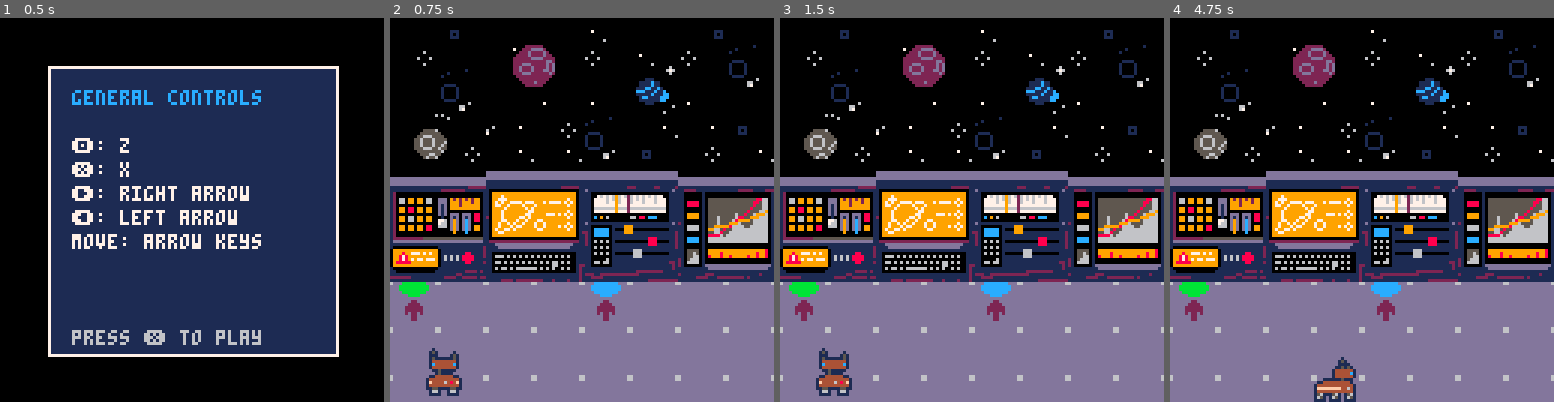
Above: before the commit, frames 1-4 (left to right).
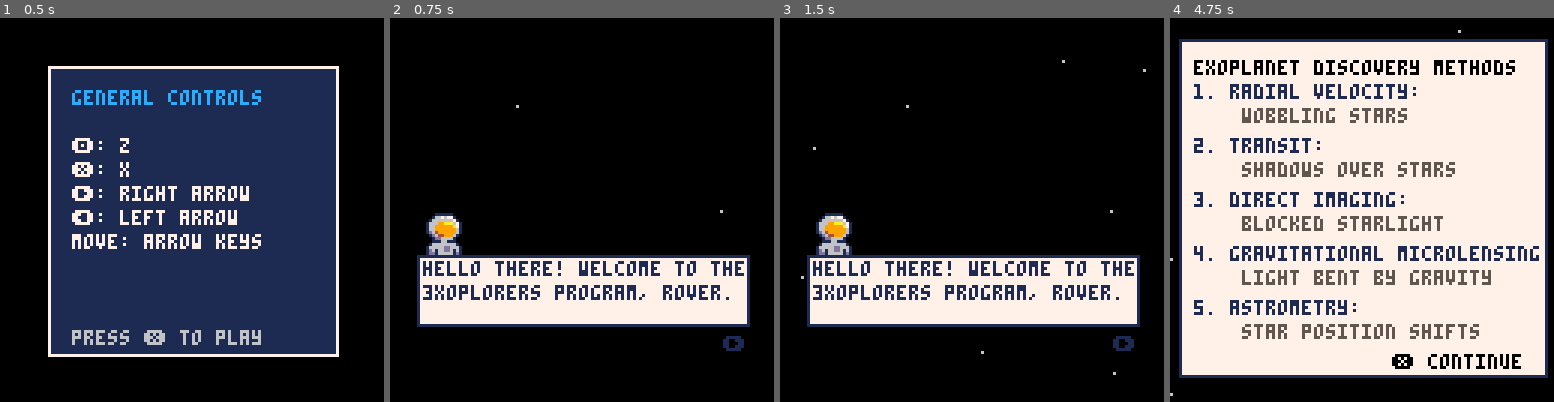
Above: after the commit, the same moments.

Repository: JoshFung/3xoplorers
Game: PICO-8 cartridge 3xoplorer.p8
The game is run twice, just before and just after one commit, with the same random seed, the same clock (stepped at 60 frames per second) and the same inputs.
Inputs:
- Up to frame 1 (0.5 s): tap X (X key) at 0.33 s
- Up to frame 2 (0.75 s): tap O (Z key) at 0.7 s
- Up to frame 3 (1.5 s): tap X (X key) at 1.07 s
- Up to frame 4 (4.75 s): hold Right 1.6-2.1 s; tap O (Z key) every 0.4 s from 1.7 to 4.5 s; tap X (X key) at 1.85, 2.97, 4.08 s; hold Up 2.15-2.42 s; hold Right 2.47-3.03 s; hold Left 3.08-3.58 s; hold Down 3.63-3.97 s; hold Right 4.02-4.68 s; hold Up from 4.73 s (still down)

Frame 1 is identical in both runs. In frame 2, 56% of the frame differs, in the area x 0-100%, y 3-100%; in frame 3, 56%; in frame 4, 90%.

Commit message:
finalized philip sean aaron

Diff:
--- a/3xoplorer.p8
+++ b/3xoplorer.p8
@@ -11,10 +11,16 @@
  ititle()
  iplayer()
  isel()
+ iintropage()
+ iptypes()
+ inamingpage()
  icutscene()
  img1()
 
- music(0,5000)
+ musicnum=11
+ music(musicnum)
+ current_music=musicnum
+
  state="title"
 
  title_timer=0
@@ -29,13 +35,32 @@
   utitle()
  end
 
-if state=="controls" then
+ if state=="controls" then
   ucontrols()
-end
-
+ end
+
+ if state=="intro" then
+  uintropage()
+ end
+
+ if state=="discovery methods" then
+  udiscoverymethods()
+ end
+
+ if state=="ptypes" then
+ 	uptypes()
+ end
+
+ if state=="naming" then
+  unamingpage()
+ end
  --play
  if state=="play" then
   uplayer()
+  if current_music~=0 then
+   current_music=0
+   music(0)
+  end
  end
 
  if state=="selectionbox" then
@@ -73,6 +98,14 @@
   dtitle()
  elseif state=="controls" then
   dcontrols()
+ elseif state=="intro" then
+  dintropage()
+ elseif state=="discovery methods" then
+  ddiscoverymethods()
+ elseif state=="ptypes" then
+ 	dptypes()
+ elseif state=="naming" then
+  dnamingpage()
  elseif state=="minigame" then
   cls(5)
   print("minigame screen",35,50,7)
@@ -181,15 +214,382 @@
  end
 end
 -->8
---discovery method/tutorial
-function itut()
-end
-
-function utut()
-end
-
-function dtut()
-end
+--planettypes
+
+function iptypes()
+ btncd=5
+
+ textnum=1
+ ptext={
+  "gas giant planets (left) are often larger than jupiter",
+  "terrestrial planets (top-right) are earth-sized or smaller",
+  "neptune-like planets (middle) have hydrogen or helium-dominated atmospheres",
+  "super-earth planets (bottom-right) are typically terrestrial or rocky"
+ }
+end
+
+function uptypes()
+ if btnp(➡️) then
+  textnum+=1
+ elseif btnp(⬅️) and textnum>1 then
+  textnum-=1
+ end
+
+ if textnum>4 then
+  state="naming"
+ end
+end
+
+function draw_parabolabigy()
+	// big yellow planet
+    for x = 0, 39 do
+        -- calculate y as a function of x (a simple parabola)
+        local y = 80 - (x - 64)^2 / 100
+        pset(x, y, 7) -- plot the point in white (color 7)
+    end
+
+    for x = 1, 40 do
+        -- calculate y as a function of x (a simple parabola)
+        local y = 64 - (x - 64)^2 / 100
+        pset(x, y, 7) -- plot the point in white (color 7)
+    end
+
+    for x = 2, 40 do
+        -- calculate y as a function of x (a simple parabola)
+        local y = 63 - (x - 64)^2 / 100
+        pset(x, y, 7) -- plot the point in white (color 7)
+    end
+
+     for x = 0, 36 do
+        -- calculate y as a function of x (a simple parabola)
+        local y = 90 - (x - 64)^2 / 110
+        pset(x, y, 7) -- plot the point in white (color 7)
+    end
+
+    for x = 0, 36 do
+        -- calculate y as a function of x (a simple parabola)
+        local y = 91 - (x - 64)^2 / 110
+        pset(x, y, 10) -- plot the point in white (color 7)
+    end
+
+    for x = 0, 36 do
+        -- calculate y as a function of x (a simple parabola)
+        local y = 80 - (x - 64)^2 / 110
+        pset(x, y, 10) -- plot the point in white (color 7)
+    end
+
+    for x = 0, 29 do
+        -- calculate y as a function of x (a simple parabola)
+        local y = 100 - (x - 64)^2 / 150
+        pset(x, y, 10) -- plot the point in white (color 7)
+    end
+
+    for x = 0, 29 do
+        -- calculate y as a function of x (a simple parabola)
+        local y = 101 - (x - 64)^2 / 150
+        pset(x, y, 10) -- plot the point in white (color 7)
+    end
+
+    for x = 0, 28 do
+        -- calculate y as a function of x (a simple parabola)
+        local y = 102 - (x - 64)^2 / 150
+        pset(x, y, 10) -- plot the point in white (color 7)
+    end
+
+    for x = 0, 36 do
+        -- calculate y as a function of x (a simple parabola)
+        local y = 87 - (x - 64)^2 / 150
+        pset(x, y, 7) -- plot the point in white (color 7)
+    end
+
+    for x = 0,20 do
+        -- calculate y as a function of x (a simple parabola)
+        local y = 110 - (x - 64)^2 / 190
+        pset(x, y, 7) -- plot the point in white (color 7)
+    end
+
+    for x = 0,19 do
+        -- calculate y as a function of x (a simple parabola)
+        local y = 111 - (x - 64)^2 / 190
+        pset(x, y, 7) -- plot the point in white (color 7)
+    end
+
+    for x = 0,15 do
+        -- calculate y as a function of x (a simple parabola)
+        local y = 114 - (x - 64)^2 / 190
+        pset(x, y, 7) -- plot the point in white (color 7)
+    end
+
+    for x = 0,7 do
+        -- calculate y as a function of x (a simple parabola)
+        local y = 115 - (x - 64)^2 / 300
+        pset(x, y, 7) -- plot the point in white (color 7)
+    end
+end
+…(4 lines of a section not shown)…
+function draw_parabola()
+
+    for x = (74-19), (74+17) do
+        -- invert the quadratic equation to make the parabola face upwards
+        local y = 64 - (x - 64)^2 / 100
+        pset(x, y, 6) -- plot the point in white (color 7)
+    end
+
+    for x = (74-17), (74+7) do
+        -- invert the quadratic equation to make the parabola face upwards
+        local y = 57 - (x - 50)^2 / 100
+        pset(x, y, 7) -- plot the point in white (color 7)
+    end
+
+
+    for x = (74-19), (74+12) do
+        -- invert the quadratic equation to make the parabola face upwards
+        local y = 64 - (x - 50)^2 / 100
+        pset(x, y, 6) -- plot the point in white (color 7)
+    end
+
+    for x = (74-19), (74+12) do
+        -- invert the quadratic equation to make the parabola face upwards
+        local y = 66 - (x - 50)^2 / 100
+        pset(x, y, 7) -- plot the point in white (color 7)
+    end
+
+    for x = (74-19), (74+14) do
+        -- invert the quadratic equation to make the parabola face upwards
+        local y = 67 - (x - 50)^2 / 100
+        pset(x, y, 7) -- plot the point in white (color 7)
+    end
+
+
+    for x = (74-19), (74+19) do
+        -- invert the quadratic equation to make the parabola face upwards
+        local y = 70 - (x - 74)^2 / 100
+        pset(x, y, 7) -- plot the point in white (color 7)
+    end
+
+        for x = (74-19), (74+19) do
+        -- invert the quadratic equation to make the parabola face upwards
+        local y = 72 - (x - 74)^2 / 100
+        pset(x, y, 6) -- plot the point in white (color 7)
+    end
+
+    for x = (74-16), (74+16) do
+        -- invert the quadratic equation to make the parabola face upwards
+        local y = 78 - (x - 74)^2 / 100
+        pset(x, y, 7) -- plot the point in white (color 7)
+    end
+
+    for x = (74-7), (74+15) do
+        -- invert the quadratic equation to make the parabola face upwards
+        local y = 84 - (x - 60)^2 / 130
+        pset(x, y, 7) -- plot the point in white (color 7)
+    end
+end
+
+function draw_left_half_circle()
+    local h = 93 -- x-coordinate of the center
+    local k = 20 -- y-coordinate of the center
+    local r = 3 -- radius of the circle
+
+    for y = k - r, k + r do
+        -- calculate x for the left half of the circle
+        local x = h - sqrt(r^2 - (y - k)^2)
+        pset(x, y, 10) -- plot the point in white (color 7)
+    end
+end
+…(5 lines of a section not shown)…
+function draw_parabola2()
+
+				for x = (90-5), (90+8) do
+        -- invert the quadratic equation to make the parabola face upwards
+        local y = 10 + (x - 60)^2 / 130
+        pset(x, y, 7) -- plot the point in white (color 7)
+    end
+
+    for x = (90-5), (90+8) do
+        -- invert the quadratic equation to make the parabola face upwards
+        local y = 11 + (x - 60)^2 / 130
+        pset(x, y, 10) -- plot the point in white (color 7)
+    end
+
+    for x = (90-7), (90+7) do
+        -- invert the quadratic equation to make the parabola face upwards
+        local y = 12 + (x - 60)^2 / 115
+        pset(x, y, 10) -- plot the point in white (color 7)
+    end
+
+    for x = (90-8), (90+5) do
+        -- invert the quadratic equation to make the parabola face upwards
+        local y = 15 + (x - 60)^2 / 109
+        pset(x, y, 7) -- plot the point in white (color 7)
+    end
+
+    for x = (90-8), (90+1) do
+        -- invert the quadratic equation to make the parabola face upwards
+        local y = 19 + (x - 60)^2 / 100
+        pset(x, y, 10) -- plot the point in white (color 7)
+    end
+
+end
+
+function draw_parabola3()
+
+//(100, 99, 10, 3)
+    for x = (100-6), (100+10) do
+        -- invert the quadratic equation to make the parabola face upwards
+        local y = 115 - (x - 60)^2 / 150
+        pset(x, y, 11) -- plot the point in white (color 7)
+    end
+
+    for x = (100-3), (100+10) do
+        -- invert the quadratic equation to make the parabola face upwards
+        local y = 115 - (x - 60)^2 / 220
+        pset(x, y, 11) -- plot the point in white (color 7)
+    end
+
+    for x = (100-3), (100+8) do
+        -- invert the quadratic equation to make the parabola face upwards
+        local y = 116 - (x - 60)^2 / 220
+        pset(x, y, 11) -- plot the point in white (color 7)
+    end
+
+
+    for x = (100-10), (100+8) do
+        -- invert the quadratic equation to make the parabola face upwards
+        local y = 100 - (x - 60)^2 / 400
+        pset(x, y, 11) -- plot the point in white (color 7)
+    end
+
+    for x = (100-10), (100+10) do
+        -- invert the quadratic equation to make the parabola face upwards
+        local y = 103 - (x - 60)^2 / 395
+        pset(x, y, 11) -- plot the point in white (color 7)
+    end
+end
+
+function dptypes()
+    cls()
+    for x = 0, 127 do
+        -- calculate y as a function of x (a simple parabola)
+        local y = 20 + (x - 64)^2 / 100
+        pset(x, y, 1) -- plot the point in white (color 7)
+    end
+
+    for x = 0, 127 do
+        -- calculate y as a function of x (a simple parabola)
+        local y = 15 + (x - 64)^2 / 250
+        pset(x, y, 1) -- plot the point in white (color 7)
+    end
+
+    for x = 0, 127 do
+        -- calculate y as a function of x (a simple parabola)
+        local y = 10 + (x - 64)^2 / 250
+        pset(x, y, -15) -- plot the point in white (color 7)
+    end
+
+    for x = 0, 127 do
+        -- calculate y as a function of x (a simple parabola)
+        local y = 130 - (x - 64)^2 / 250
+        pset(x, y, -15) -- plot the point in white (color 7)
+    end
+
+    for x = 0, 127 do
+        -- calculate y as a function of x (a simple parabola)
+        local y = 130 - (x - 64)^2 / 200
+        pset(x, y, -15) -- plot the point in white (color 7)
+    end
+
+    for x = 0, 127 do
+        -- calculate y as a function of x (a simple parabola)
+        local y = 115 - (x - 64)^2 / 300
+        pset(x, y, -15) -- plot the point in white (color 7)
+    end
+
+    pset(45, 90, 12)
+    pset(46, 92, 12)
+    pset(45, 95, 12)
+    pset(40, 100, 2)
+    pset(46, 100, 2)
+    circ(40, 100, 3, 2)
+
+
+    circfill(0, 64, 48, 1)
+    circfill(0, 64, 44, 13)
+    circfill(0, 64, 42, 10)
+    circfill(0, 64, 41, 2)
+    circfill(0, 64, 40, 9) -- big yellow planet at side
+
+
+    circfill(90, 20, 17, 1)
+    circfill(90, 20, 12, 13)
+    circfill(90, 20, 10, 10)
+    circfill(90, 20, 9, 2)
+    circfill(90, 20, 8, 9) -- small yellow planet
+
+    circfill(100, 99, 15, 1)
+    circfill(100, 99, 12, 13)
+    circfill(100, 99, 11, 0)
+    circfill(100, 99, 10, 3) -- green planet
+
+
+    circfill(74, 65, 29, 1)
+    circfill(74, 65, 22, 13)
+    circfill(74, 65, 21, 12)
+    circfill(74, 65, 20, 0)
+    circfill(74, 65, 19, 12) -- blue planet
+
+			 pset(100, 50, 6)
+			 pset(104, 55, 6)
+			 pset(98, 50, 12)
+			 pset(92, 50, 12)
+			 pset(99, 55, 12)
+			 pset(99, 40, 7)
+			 circ(98, 50, 3, 12)
+
+			 pset(13, 20, 7)
+			 pset(13, 15, 7)
+			 pset(10, 15, 12)
+			 circ(11, 10, 3, 12)
+			 circ(11, 10, 1, 12)
+
+			 circ(40, 10, 1, 12)
+			 pset(47, 12, 7)
+			 pset(47, 16, 7)
+			 pset(43, 12, 7)
+
+
+
+				draw_parabola()
+				draw_parabola2()
+				draw_parabola3()
+    draw_parabolabigy() -- draw the parabola
+
+
+ local wrapped_text = wrap_text(ptext[textnum], 90)
+ local box_height = calc_box_height(wrapped_text)
+
+ rectfill(1, 90, 90, 90 + box_height, 7)
+ rect(0, 89, 90, 91 + box_height, 1)
+ spr(7,1,73,2,2)
+ local y_offset = 101
+ for line in all(wrapped_text) do
+  print(line, 2, y_offset-10, 1)
+  y_offset += 8
+ end
+
+ print("➡️", 81, y_offset-11)
+ print("⬅️", 3, y_offset-11)
+
+end
+
+
 -->8
 --selection box functions
 
@@ -342,6 +742,18 @@
  if btnp(➡️) then
   msgindex += 1
  end
+
+ if csnum==1 then
+  if current_music~=9 then
+   current_music=9
+   music(9)
+  end
+ elseif csnum==2 then
+  if current_music~=7 then
+   current_music=7
+   music(7)
+  end
+ end
 end
 
 function dcutscene()
@@ -906,7 +1318,7 @@
     -- set state to "controls" initially
 end
 
-button_cooldown = 2
+local button_cooldown = 2
 -- update function for controls tutorial
 function ucontrols()
 	if button_cooldown > 0 then
@@ -914,7 +1326,7 @@
  end
     -- check for button press ❎ (x key)
  if (btnp(❎) or btnp(🅾️)) and button_cooldown==0 then
-  state = "play"  -- change to the game state to start
+  state = "intro"
 		button_cooldown = 2
 	end
 end
@@ -945,6 +1357,191 @@
     print("⬅️: left arrow", text_x,text_y+40, 7)
     print("press ❎ to play", text_x, text_y + 80, 6)
 end
+-->8
+--intro page functions
+function iintropage()
+	bg_stars_init(3,80)
+ intro_text = {
+  "hello there! welcome to the 3xoplorers program, rover.",
+  "my name is pubert, chief 3xoplerer.",
+  "our vast galaxy is filled with planets outside our solar system, called exoplanets.",
+  "most exoplanets orbit another star, light years away from earth.",
+  "we need your help to learn more about the billions we're yet to discover.",
+  "how can we begin looking for new exoplanets? there are 5 main ways.",
+ }
+
+ intromsgindex=1
+end
+
+function uintropage()
+ if btnp(➡️) then
+  intromsgindex += 1
+ end
+end
+
+function dintropage()
+	cls()
+	bg_draw_stars()
+ local current_text = intro_text[intromsgindex]
+ local wrapped_text = wrap_text(current_text, 108)
+ local box_height = calc_box_height(wrapped_text)
+
+ rectfill(10, 80, 118, 80 + box_height, 7)
+ rect(9, 79, 119, 81 + box_height, 1)
+ spr(7,10,63,2,2)
+ local y_offset = 91
+ for line in all(wrapped_text) do
+  print(line, 11, y_offset-10, 1)
+  y_offset += 8
+ end
+
+ if intromsgindex > #intro_text then
+  state = "discovery methods"
+  intromsgindex = 1
+ end
+
+ print("➡️", 111, y_offset-1)
+end
+
+-->8
+-- single large text box for all discovery methods
+function ddiscoverymethods()
+    -- full text to display, breaking up long descriptions as needed
+    local all_text = {
+        {"exoplanet discovery methods", 0},
+        {"1. radial velocity:", 1, "   wobbling stars", 5},
+        {"2. transit:", 1,"   shadows over stars", 5},
+        {"3. direct imaging:", 1, "   blocked starlight", 5},
+        {"4. gravitational microlensing", 1, "   light bent by gravity", 5},
+        {"5. astrometry:", 1, "   star position shifts", 5}
+    }
+
+    -- determine box dimensions
+    local box_width = 120  -- wider box width
+    local x_pos = (128 - box_width) / 2
+    local y_pos = 8
+    local box_height = 110  -- adjusted height for longer text
+
+    -- draw the text box in the center
+    rectfill(x_pos, y_pos, x_pos + box_width, y_pos + box_height, 7)  -- white box background
+    rect(x_pos - 1, y_pos - 1, x_pos + box_width + 1, y_pos + box_height + 1, 1)  -- black border
+
+    -- print the title and discovery methods inside the box
+    local y_offset = y_pos + 6
+    for entry in all(all_text) do
+        -- print title or label
+        if entry[1] ~= "" then
+            print(entry[1], x_pos + 4, y_offset, entry[2])
+            y_offset += 8
+        end
+
+        -- print description if available
+        if entry[3] then
+            print(entry[3], x_pos + 8, y_offset, entry[4])
+            y_offset +=10
+        end
+    end
+
+    -- display navigation prompt at the bottom
+    print("❎ continue", x_pos + box_width - 50, y_pos + box_height - 6, 0)
+end
+
+-- handle navigation for the discovery methods text
+function udiscoverymethods()
+    if btnp(❎) then  -- ❎ button to continue
+        state = "ptypes"  -- transition to the next game state as needed
+    end
+end
+
+-->8
+-- initialize naming page
+function inamingpage()
+				bg_stars_init(3,80)
+    naming_text = {
+        {"exoplanet nomenclature", 0}, -- color for the title
+        {"1. the telescope or survey \n that discovered it", 1},
+        {"2. the numerical order in \n which the planet's host star was cataloged", 1},
+        {"3. the alphabetic proximity \n order of the planet from its \n host star (starting from b)", 1},
+    }
+
+    naming_intro_text = "exoplanet names follow a logical cataloging system, based on three facts:"
+    example_text = "for example, kepler-16 b is the closest planet to the 16th star cataloged by the kepler telescope."
+				game_start_text = "now that you're equipped with some exoplanet basics, you're ready to be an 3xoplorer, rover!"
+				naming_index = 0
+end
+
+-- update function for naming page
+function unamingpage()
+				if naming_index ==0 then
+					naming_index = 1
+    elseif naming_index==5 then
+    	state="play"
+    elseif btnp(➡️) and (naming_index==1 or naming_index>2) then  -- ❎ button to continue
+    	naming_index += 1
+    elseif btnp(❎) and naming_index==2 then
+   		naming_index +=1
+   	end
+end
+
+-- draw function for naming page
+function dnamingpage()
+    cls()  -- clear the screen
+				bg_draw_stars()
+				if naming_index==1 then
+					local current_text = naming_intro_text
+ 				local wrapped_text = wrap_text(current_text, 108)
+ 				local box_height = calc_box_height(wrapped_text)
+
+ 				rectfill(10, 80, 118, 80 + box_height, 7)
+ 				rect(9, 79, 119, 81 + box_height, 1)
+ 				spr(7,10,63,2,2)
+ 				local y_offset = 91
+ 				for line in all(wrapped_text) do
+  				print(line, 11, y_offset-10, 1)
+  				y_offset += 8
+ 				end
+ 				print("➡️", 111, y_offset-1)
+ 			end
+ 			if naming_index==2 then
+					local box_width = 120  -- wider box width
+    	local x_pos = (128 - box_width) / 2
+    	local y_pos = 8
+    	local box_height = 110  -- adjusted height for longer text
+
+    -- draw the text box in the center
+    	rectfill(x_pos, y_pos, x_pos + box_width, y_pos + box_height, 7)  -- white box background
+    	rect(x_pos - 1, y_pos - 1, x_pos + box_width + 1, y_pos + box_height + 1, 1)  -- black border
+
+    -- print the title and discovery methods inside the box
+    	local y_offset = y_pos + 6
+    	for entry in all(naming_text) do
+        -- print title or label
+        if entry[1] ~= "" then
+            print(entry[1], x_pos + 4, y_offset, entry[2])
+            y_offset += 20
+        end
+    	end
+
+    -- display navigation prompt at the bottom
+    print("❎ continue", x_pos + box_width - 50, y_pos + box_height - 6, 0)
+				elseif naming_index==3 or naming_index==4 then
+					local current_text = naming_index==3 and example_text or game_start_text
+ 				local wrapped_text = wrap_text(current_text, 108)
+ 				local box_height = calc_box_height(wrapped_text)
+
+ 				rectfill(10, 80, 118, 80 + box_height, 7)
+ 				rect(9, 79, 119, 81 + box_height, 1)
+ 				spr(7,10,63,2,2)
+ 				local y_offset = 91
+ 				for line in all(wrapped_text) do
+  				print(line, 11, y_offset-10, 1)
+  				y_offset += 8
+ 				end
+ 				print("➡️", 111, y_offset-1)
+ 			end
+
+end
+
 __gfx__
 000000006dddddddddddddd66dddddddddddddd60000000000000000000000000000000000000000000000000000000000000000000000000000000000000000
 00000000dddddddddddddddddddddddddddddddd0aa000aaa000aa00000000000000000000000000000000000000000000000000000000000000000000000000
Not shown, changed: the music (__music__) section of 3xoplorer.p8
Not shown, changed: the sound effects (__sfx__) section of 3xoplorer.p8
